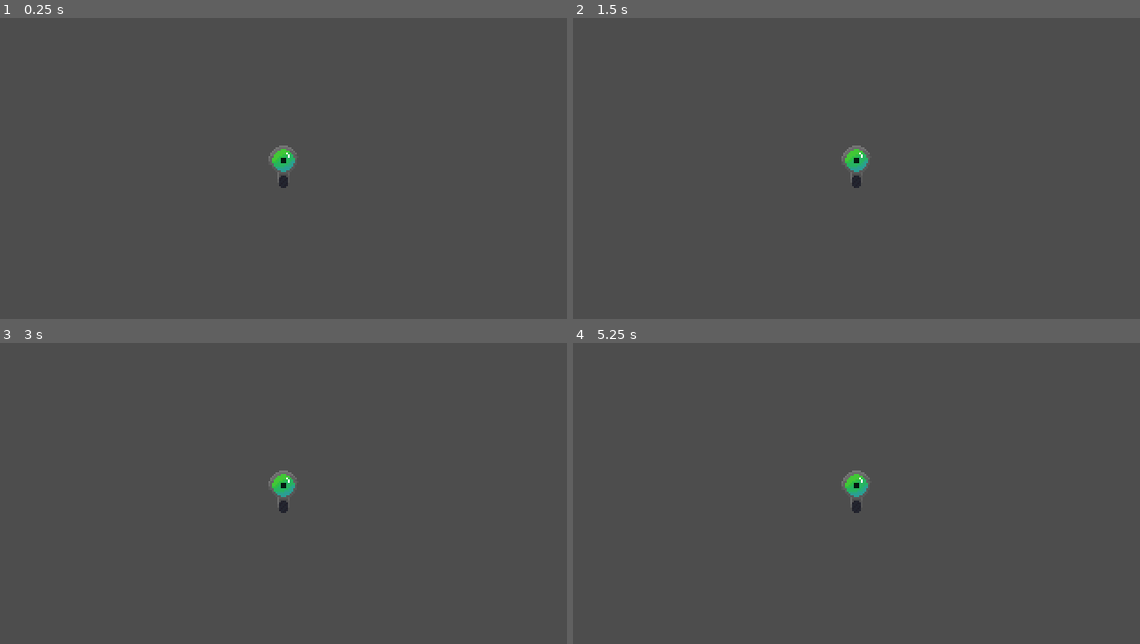
Above: before the commit, frames 1-4 (two rows, left to right).
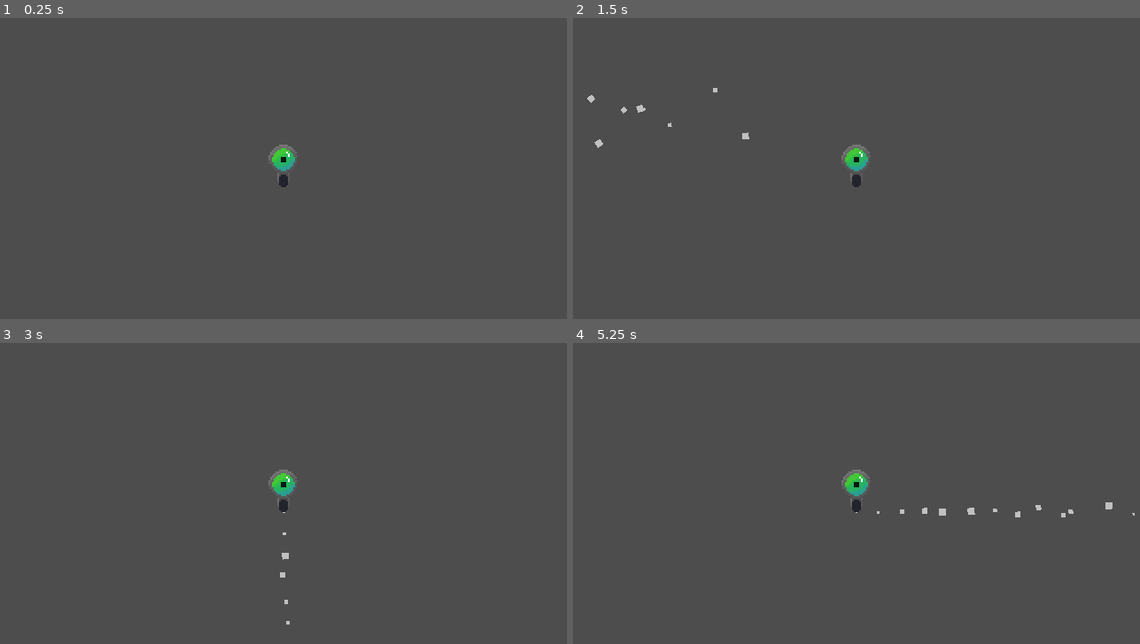
Above: after the commit, the same moments.

Repository: Kepalsbre/GD_Game_Maturaarbeit
Game: Godot game, scene res://scenes/main.tscn
The game is run twice, just before and just after one commit, with the same random seed, the same clock (stepped at 60 frames per second) and the same inputs. The engine's default icon, where the game draws it, is replaced by a stand-in: a white triangle on a blue panel in a dark square.
Inputs:
- Up to frame 1 (0.25 s): no input
- Up to frame 2 (1.5 s): tap Enter at 0.5 s; hold D (right) 0.53-1.28 s; tap Space (space) at 0.6, 1.35 s; hold S (down) from 1.28 s (still down)
- Up to frame 3 (3 s): tap Space (space) at 2, 2.1, 2.85 s; release S (down) at 2.03 s; hold D (right) 2.03-2.78 s; tap Enter at 2.75 s; hold W (up) from 2.78 s (still down)
- Up to frame 4 (5.25 s): tap Space (space) at 3.5, 3.6, 4.35, 5, 5.1 s; release W (up) at 3.53 s; hold A (left) 3.53-5.03 s; tap Enter at 4.25 s; hold S (down) from 5.03 s (still down)

The runs differ from the first frame. In frame 1, less than 0.1% of the frame differs, in the area x 47-53%, y 42-57%; in frame 2, 0.2%; in frame 3, 0.1%; in frame 4, 0.3%, in the area x 47-100%, y 42-58%.

Commit message:
added dash particles

Diff:
--- a/AbilityGame/project.godot
+++ b/AbilityGame/project.godot
@@ -77,4 +77,5 @@
 
 [rendering]
 
+textures/canvas_textures/default_texture_filter=0
 renderer/rendering_method="mobile"
--- a/AbilityGame/scenes/player.gd
+++ b/AbilityGame/scenes/player.gd
@@ -21,6 +21,7 @@
 		is_dashing = true
 		dash_velocity = velocity
 		$DashTimer.start()
+		$DashParticles.emitting = true
 
 
 	#
@@ -65,5 +66,6 @@
 		if $DashTimer.is_stopped():
 			is_dashing = false # stop dash
 			$DashTimer/DashTimeout.start() # start dash timeout
+			$DashParticles.emitting = false
 
 	position += velocity * delta # update position
--- a/AbilityGame/scenes/player.tscn
+++ b/AbilityGame/scenes/player.tscn
@@ -3,9 +3,6 @@
 [ext_resource type="Script" path="res://scenes/player.gd" id="1_kbxrs"]
 [ext_resource type="Texture2D" uid="uid://bq4w11jkhc2c" path="res://art/player_normal.png" id="2_jscfx"]
 [ext_resource type="Texture2D" uid="uid://8ybi3uupkem0" path="res://art/animations/player_walk_animations.png" id="3_h0ifn"]
-
-[sub_resource type="CircleShape2D" id="CircleShape2D_ww83b"]
-radius = 31.0
 
 [sub_resource type="AtlasTexture" id="AtlasTexture_xpbdo"]
 atlas = ExtResource("3_h0ifn")
@@ -114,32 +111,47 @@
 "speed": 10.0
 }]
 
+[sub_resource type="CircleShape2D" id="CircleShape2D_ww83b"]
+radius = 31.0
+
 [node name="Player" type="CharacterBody2D"]
 motion_mode = 1
 script = ExtResource("1_kbxrs")
 
-[node name="CollisionShape2D" type="CollisionShape2D" parent="."]
-shape = SubResource("CircleShape2D_ww83b")
+[node name="DashParticles" type="CPUParticles2D" parent="."]
+position = Vector2(0, 62)
+emitting = false
+amount = 40
+lifetime = 3.6
+speed_scale = 5.0
+spread = 180.0
+gravity = Vector2(0, 0)
+initial_velocity_min = 15.0
+initial_velocity_max = 25.0
+angular_velocity_min = 2.0
+angular_velocity_max = 14.0
+scale_amount_min = 3.0
+scale_amount_max = 16.0
+color = Color(0.752941, 0.752941, 0.752941, 1)
+
+[node name="WalkAnimations" type="AnimatedSprite2D" parent="."]
+texture_filter = 1
+position = Vector2(2, -2)
+sprite_frames = SubResource("SpriteFrames_h7ahq")
+animation = &"normal_up_down"
 
 [node name="PlayerImage" type="Sprite2D" parent="."]
 texture_filter = 1
-position = Vector2(2, 4)
+position = Vector2(2, 2)
 texture = ExtResource("2_jscfx")
-
-[node name="WalkAnimations" type="AnimatedSprite2D" parent="."]
-texture_filter = 1
-position = Vector2(2, 0)
-sprite_frames = SubResource("SpriteFrames_h7ahq")
-animation = &"normal_up_down"
 
 [node name="PlayerCamera" type="Camera2D" parent="."]
 zoom = Vector2(0.5, 0.5)
 position_smoothing_speed = 10.0
 rotation_smoothing_speed = 1.0
 
-[node name="CPUParticles2D" type="CPUParticles2D" parent="."]
-position = Vector2(0, 62)
-emitting = false
+[node name="CollisionShape2D" type="CollisionShape2D" parent="."]
+shape = SubResource("CircleShape2D_ww83b")
 
 [node name="DashTimer" type="Timer" parent="."]
 wait_time = 0.35
